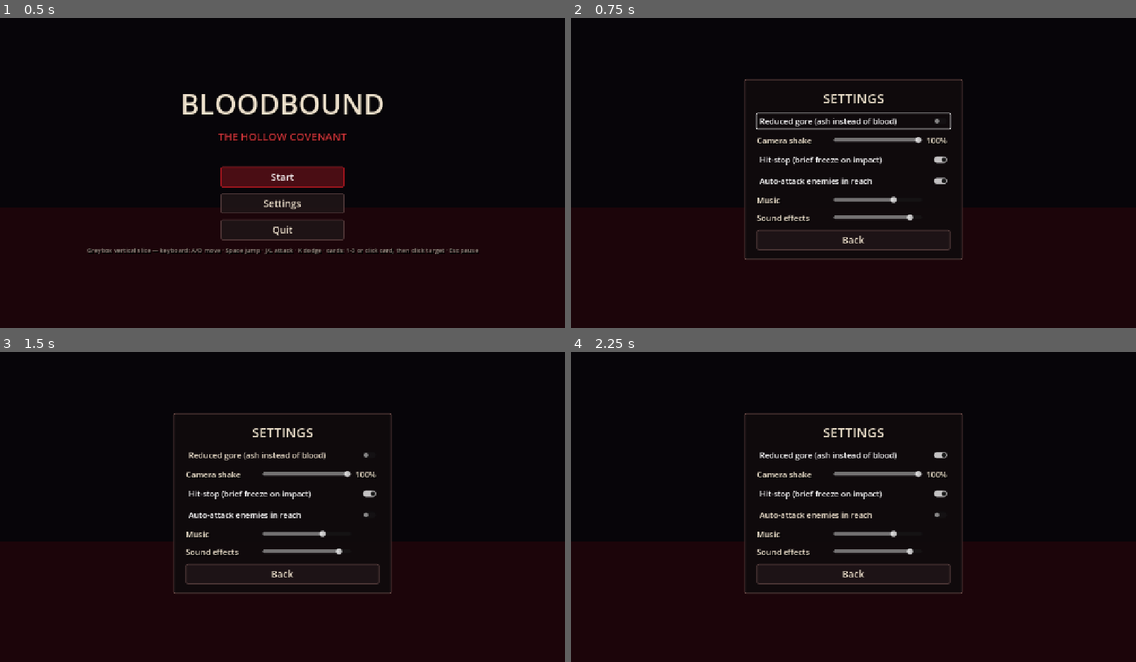
Above: before the commit, frames 1-4 (two rows, left to right).
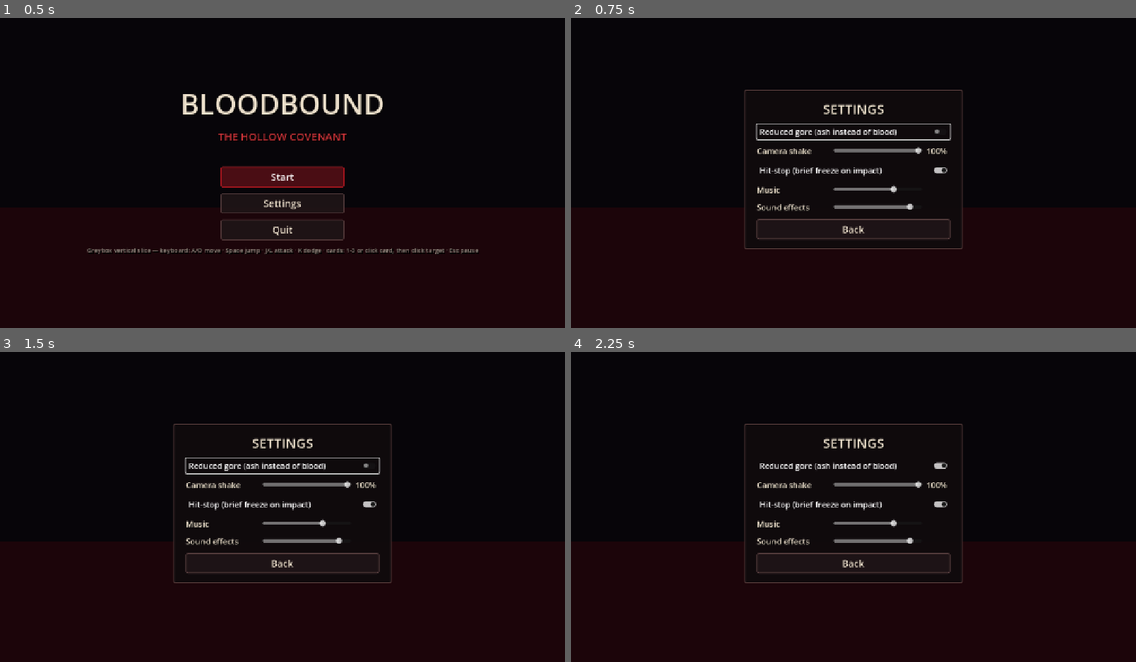
Above: after the commit, the same moments.

Repository: Blacknapoleon99/BLOODBOUND
Game: Godot game, scene res://scenes/main_menu.tscn
Same seed, same stepped clock (60 frames per second), same inputs: the game is played once before the commit and once after it.
Inputs (mouse positions are in pixels of both pictures, inside the frame that each line leads up to):
- Up to frame 1 (0.5 s): no input
- Up to frame 2 (0.75 s): click "Settings" at 0.5 s
- Up to frame 3 (1.5 s): click (282, 516) at 1.25 s, where only the run before the commit has a clickable "Auto-attack enemies in reach"
- Up to frame 4 (2.25 s): click "Reduced gore (ash instead of …" at 2 s

Frame 1 is identical in both runs. In frame 2, 5.1% of the frame differs, in the area x 30-70%, y 19-78%; in frame 3, 4.8%; in frame 4, 4.8%.

Commit message:
Manual melee: left click light, right click heavy; remove auto-attack
Co-Authored-By: Claude Opus 5.5 <noreply@anthropic.com>

Diff:
--- a/scripts/game_settings.gd
+++ b/scripts/game_settings.gd
@@ -16,7 +16,6 @@
 ## Brief global slow-down on hit. Disable for testing or comfort.
 static var hitstop_enabled: bool = true
 ## The player swings automatically at enemies in reach (holding J still chains the combo).
-static var auto_attack: bool = true
 ## 0..1 linear volumes for the Music and SFX buses (see Audio).
 static var music_volume: float = 0.7
 static var sfx_volume: float = 0.9
@@ -31,7 +30,6 @@
     reduced_gore = bool(config.get_value("presentation", "reduced_gore", reduced_gore))
     camera_shake = clampf(float(config.get_value("presentation", "camera_shake", camera_shake)), 0.0, 1.0)
     hitstop_enabled = bool(config.get_value("presentation", "hitstop", hitstop_enabled))
-    auto_attack = bool(config.get_value("gameplay", "auto_attack", auto_attack))
     music_volume = clampf(float(config.get_value("audio", "music", music_volume)), 0.0, 1.0)
     sfx_volume = clampf(float(config.get_value("audio", "sfx", sfx_volume)), 0.0, 1.0)
 
@@ -43,7 +41,6 @@
     config.set_value("presentation", "reduced_gore", reduced_gore)
     config.set_value("presentation", "camera_shake", camera_shake)
     config.set_value("presentation", "hitstop", hitstop_enabled)
-    config.set_value("gameplay", "auto_attack", auto_attack)
     config.set_value("audio", "music", music_volume)
     config.set_value("audio", "sfx", sfx_volume)
     return config.save(path)
@@ -53,6 +50,5 @@
     reduced_gore = false
     camera_shake = 1.0
     hitstop_enabled = true
-    auto_attack = true
     music_volume = 0.7
     sfx_volume = 0.9
--- a/scripts/input_bindings.gd
+++ b/scripts/input_bindings.gd
@@ -34,6 +34,13 @@
     &"card_3": [JOY_BUTTON_DPAD_RIGHT],
 }
 
+## Mouse: left click = light attack, right click = heavy. While a card is armed for targeting,
+## CardTargeting consumes clicks first (left picks the target, right cancels).
+const MOUSE_BUTTONS: Dictionary = {
+    &"attack": [MOUSE_BUTTON_LEFT],
+    &"heavy_attack": [MOUSE_BUTTON_RIGHT],
+}
+
 ## [action, axis, direction]
 const PAD_AXES: Array = [
     [&"move_left", JOY_AXIS_LEFT_X, -1.0],
@@ -56,6 +63,10 @@
             var pad_event: InputEventJoypadButton = InputEventJoypadButton.new()
             pad_event.button_index = button
             InputMap.action_add_event(action, pad_event)
+        for mouse_button: MouseButton in MOUSE_BUTTONS.get(action, []):
+            var mouse_event: InputEventMouseButton = InputEventMouseButton.new()
+            mouse_event.button_index = mouse_button
+            InputMap.action_add_event(action, mouse_event)
         for entry: Array in PAD_AXES:
             if entry[0] == action:
                 var axis_event: InputEventJoypadMotion = InputEventJoypadMotion.new()
--- a/scripts/main.gd
+++ b/scripts/main.gd
@@ -169,7 +169,7 @@
         if _message_until <= 0.0:
             _message = ""
 
-    var state: String = "REALITY FRACTURE — WASD move / SPACE jump / J light / L heavy / K dodge / cards: 1-3 or click" if in_arena else "2.5D — A/D move / SPACE jump / J light / L heavy / K dodge / cards: 1-3 or click / E amber gate"
+    var state: String = "REALITY FRACTURE — WASD move / SPACE jump / LEFT CLICK light / RIGHT CLICK heavy / SHIFT dodge / cards: 1-3 or click" if in_arena else "2.5D — A/D move / SPACE jump / LEFT CLICK light / RIGHT CLICK heavy / SHIFT dodge / cards: 1-3 or click / E amber gate"
     var player_health: Health = player.get("health")
     # ASCII only: the web build ships just Godot's default font (no box-drawing glyphs).
     var hp: String = "HP %d/%d" % [player_health.current, player_health.max_health]
--- a/scripts/player.gd
+++ b/scripts/player.gd
@@ -11,8 +11,7 @@
 ##   from the start of the dodge; usable again after `dodge_cooldown`; one dodge per airtime.
 ## - Light attack is a 3-step combo (AttackData.next_combo): pressing again — or simply holding
 ##   the button — within `combo_window` of the previous step continues the chain.
-## - Auto-attack (GameSettings.auto_attack): with no attack pressed, the player swings at the
-##   nearest enemy within `auto_attack_reach`, turning to face it, unless moving away from it.
+## - Melee is manual: left click / J for the light combo (hold to chain), right click / L heavy.
 ## - Attacks (see AttackData): no jumping, turning or new attacks until the attack ends.
 ##   An attack pressed while busy is buffered for `attack_buffer_time` and starts on the
 ##   first free frame (only the latest press is kept).
@@ -55,7 +54,6 @@
 @export var hurt_invulnerable_time: float = 0.8
 @export var attack_buffer_time: float = 0.15
 @export var combo_window: float = 0.35
-@export var auto_attack_reach: float = 1.8
 ## 3D only: attacking with no movement input turns toward the nearest enemy within this range.
 @export var soft_lock_range: float = 3.5
 @export var health: Health
@@ -72,6 +70,7 @@
 var _jump_rising: bool = false
 var _was_on_floor: bool = true  # no landing thud on spawn
 var _dodge_left: float = 0.0
+var _attack_held: bool = false
 var _invulnerable_left: float = 0.0
 var _dodge_cooldown_left: float = 0.0
 var _air_dodge_used: bool = false
@@ -195,10 +194,10 @@
         if _queued_left > 0.0:
             _try_attack(queued)
     if controllable and not melee.is_busy() and _queued_attack == null and not is_dodging():
-        if Input.is_action_pressed(&"attack"):
-            _try_attack(light_attack)  # holding J keeps the combo going
-        elif GameSettings.auto_attack:
-            _try_auto_attack(input_x, input_z)
+        if _attack_held and Input.is_action_pressed(&"attack"):
+            _try_attack(light_attack)  # holding left click / J keeps the combo going
+        else:
+            _attack_held = false
 
     if is_dodging():
         velocity.x = _dodge_direction.x * dodge_speed
@@ -230,36 +229,6 @@
     return _hurt_flash_left > 0.0
 
 
-## Nearest hittable enemy hurtbox within auto-attack reach (and roughly level with the player).
-func _auto_attack_target() -> Hurtbox:
-    var best: Hurtbox = null
-    var best_distance: float = auto_attack_reach
-    for node: Node in get_tree().get_nodes_in_group(&"hurtboxes"):
-        var hurtbox: Hurtbox = node as Hurtbox
-        if hurtbox == null or hurtbox.team == &"player" or not hurtbox.monitorable:
-            continue
-        if hurtbox.health == null or hurtbox.health.is_dead():
-            continue
-        var owner_node: Node = hurtbox.get_parent()
-        if owner_node.has_method("is_invulnerable") and owner_node.call("is_invulnerable"):
-            continue
-        var shape: CollisionShape3D = hurtbox.get_child(0) as CollisionShape3D
-        var offset: Vector3 = (shape.global_position if shape else hurtbox.global_position) - global_position
-        if absf(offset.y) > 1.7:
-            continue
-        var distance: float
-        if in_3d_mode:
-            distance = Vector2(offset.x, offset.z).length()
-        else:
-            if absf(offset.z) > 1.5:
-                continue
-            distance = absf(offset.x)
-        if distance < best_distance:
-            best = hurtbox
-            best_distance = distance
-    return best
-
-
 func _enemy_body_ahead(distance: float) -> bool:
     var ahead: Vector3 = melee.facing
     for node: Node in get_tree().get_nodes_in_group(&"enemy"):
@@ -271,28 +240,6 @@
         if offset.length() < distance and offset.dot(ahead) > 0.0:
             return true
     return false
-
-
-func _try_auto_attack(input_x: float, input_z: float) -> void:
-    var target: Hurtbox = _auto_attack_target()
-    if target == null:
-        return
-    var shape: CollisionShape3D = target.get_child(0) as CollisionShape3D
-    var to_target: Vector3 = (shape.global_position if shape else target.global_position) - global_position
-    to_target.y = 0.0
-    if not in_3d_mode:
-        to_target.z = 0.0
-    if to_target.length_squared() < 0.0001:
-        to_target = get_facing_vector()
-    # Retreating takes priority: never auto-swing at something the player is moving away from.
-    var move: Vector3 = Vector3(input_x, 0.0, input_z)
-    if move.length_squared() > 0.01 and move.dot(to_target) < 0.0:
-        return
-    var dir: Vector3 = to_target.normalized()
-    if absf(dir.x) > 0.01:
-        facing_direction = signf(dir.x)
-    _facing_3d = dir if in_3d_mode else Vector3(facing_direction, 0.0, 0.0)
-    _try_attack(light_attack)
 
 
 func _on_attack_finished(data: AttackData) -> void:
@@ -522,6 +469,9 @@
     if game_frozen or event.is_echo():
         return
     if event.is_action_pressed(&"attack"):
+        # Only a press that reached the player counts as holding: clicks eaten by the HUD or
+        # by card targeting must not start a combo through Input.is_action_pressed.
+        _attack_held = true
         _try_attack(light_attack)
     elif event.is_action_pressed(&"heavy_attack"):
         _try_attack(heavy_attack)
--- a/scripts/ui/settings_panel.gd
+++ b/scripts/ui/settings_panel.gd
@@ -9,7 +9,6 @@
 var shake_slider: HSlider
 var shake_value: Label
 var hitstop_toggle: CheckButton
-var auto_attack_toggle: CheckButton
 var music_slider: HSlider
 var sfx_slider: HSlider
 var back_button: Button
@@ -68,12 +67,6 @@
         _save())
     column.add_child(hitstop_toggle)
 
-    auto_attack_toggle = _toggle("Auto-attack enemies in reach")
-    auto_attack_toggle.name = "AutoAttack"
-    auto_attack_toggle.toggled.connect(func(on: bool) -> void:
-        GameSettings.auto_attack = on
-        _save())
-    column.add_child(auto_attack_toggle)
 
     music_slider = _volume_row(column, "Music", "MusicVolume", func(v: float) -> void:
         GameSettings.music_volume = v
@@ -96,7 +89,6 @@
     shake_slider.set_value_no_signal(GameSettings.camera_shake)
     shake_value.text = "%d%%" % roundi(GameSettings.camera_shake * 100.0)
     hitstop_toggle.set_pressed_no_signal(GameSettings.hitstop_enabled)
-    auto_attack_toggle.set_pressed_no_signal(GameSettings.auto_attack)
     music_slider.set_value_no_signal(GameSettings.music_volume)
     sfx_slider.set_value_no_signal(GameSettings.sfx_volume)
     visible = true
--- a/tests/gameplay_smoke.gd
+++ b/tests/gameplay_smoke.gd
@@ -281,11 +281,9 @@
     await _seconds(0.6)
 
 
-## Settings for scripted checks: game defaults, but auto-attack off (the checks press keys
-## themselves; auto-attack has its own checks that switch it on).
+## Settings for scripted checks: game defaults.
 func _test_defaults() -> void:
     GameSettings.reset_defaults()
-    GameSettings.auto_attack = false
     Ambush.enabled = false  # scripted checks walk the level freely; ambushes have their own checks
 
 
@@ -575,27 +573,21 @@
     _check(ids.is_empty() and not melee.is_busy(), "releasing J stops the combo")
     _player.disconnect("attack_started", on_start)
 
-    # Auto-attack: turns to and hits an enemy in reach with no keys pressed.
+    # Melee is manual: left click swings, nothing swings on its own.
     _enemy.revive_at_home()
-    await _place(3.2, 1.9, false)  # soldier behind the player
-    _player.set("facing_direction", 1.0)
-    GameSettings.auto_attack = true
+    await _place(3.2, 1.9, false)
+    _check(InputMap.action_get_events(&"attack").any(func(e: InputEvent) -> bool: return e is InputEventMouseButton and e.button_index == MOUSE_BUTTON_LEFT), "left click is bound to the light attack")
+    _check(InputMap.action_get_events(&"heavy_attack").any(func(e: InputEvent) -> bool: return e is InputEventMouseButton and e.button_index == MOUSE_BUTTON_RIGHT), "right click is bound to the heavy attack")
     hp0 = _enemy.health.current
     await _seconds(1.0)
-    GameSettings.auto_attack = false
-    _check(_enemy.health.current < hp0 and float(_player.get("facing_direction")) < 0.0, "auto-attack turns and hits an enemy in reach (%d → %d)" % [hp0, _enemy.health.current])
-    _enemy.revive_at_home()
-    await _place(3.2, 1.9, false)
-    await _seconds(1.0)
-    _check(_enemy.health.current == _enemy.health.max_health, "with auto-attack off nothing swings on its own")
-    GameSettings.auto_attack = true
-    _player.call("teleport_to", Vector3(-16.0, 2.0, 0.0))
-    var swung: bool = false
-    for i in 60:
-        await physics_frame
-        swung = swung or melee.is_busy()
-    GameSettings.auto_attack = false
-    _check(not swung, "auto-attack does not swing at empty air")
+    _check(_enemy.health.current == hp0 and not melee.is_busy(), "no auto-attack: an enemy in reach is not hit without input")
+    var click: InputEventMouseButton = InputEventMouseButton.new()
+    click.button_index = MOUSE_BUTTON_LEFT
+    click.pressed = true
+    _player.call("_unhandled_input", click)  # headless drops OS mouse input; deliver it directly
+    await physics_frame
+    _check(melee.is_busy() and melee.current == _player.get("light_attack"), "a left click starts the light attack")
+    await _seconds(0.8)
 
     # Poise vs telegraph, then hit reactions on the player.
     _enemy.revive_at_home()
@@ -1544,14 +1536,14 @@
     _check(not boss.debug_attack(&"summon", _bx(30.2)), "no more than two Husks at a time")
     energy.regen_per_second = 0.0
     energy.set_amount(0.0)
-    GameSettings.auto_attack = true
     for i in int(10.0 * PHYSICS_HZ):
         await physics_frame
         if _player_hp() < 3:
             _heal()
         if boss.minions().is_empty():
             break
-    GameSettings.auto_attack = false
+        _swing_if_near(boss.minions())
+    _key(KEY_J, false)
     _check(boss.minions().is_empty() and energy.current >= 1.0, "the Husks fall to the combo and feed blood (%.1f blood)" % energy.current)
     energy.regen_per_second = 0.25
     boss.clear_minions()
@@ -1615,7 +1607,6 @@
     _player.call("teleport_to", Vector3(10.0, 1.0, 0.0))
     await _hold(KEY_A, 1.2)
     _check(_player.global_position.x > 9.3, "the bone wall keeps the player in (x=%.2f)" % _player.global_position.x)
-    GameSettings.auto_attack = true
     for i in int(25.0 * PHYSICS_HZ):
         await physics_frame
         if _player_hp() < 3:
@@ -1623,9 +1614,10 @@
         if e1.alive_count() == 0:
             break
         _chase_nearest(e1)
+        _swing_if_near(e1.enemies)
     _key(KEY_A, false)
     _key(KEY_D, false)
-    GameSettings.auto_attack = false
+    _key(KEY_J, false)
     await _frames(5)
     _check(e1.state == Ambush.State.CLEARED and not e1.wall_collision_enabled(), "slaying every foe drops the walls (state=%s)" % Ambush.State.keys()[e1.state])
 
@@ -1644,7 +1636,23 @@
     Ambush.enabled = false
 
 
-## Walk toward the nearest living foe of an ambush; auto-attack does the swinging.
+## Bot melee for scripted fights: face the nearest living foe and hold J while one is in reach.
+func _swing_if_near(foes: Array) -> void:
+    var best: Node3D = null
+    for f: Variant in foes:
+        var e: Node3D = f as Node3D
+        if e == null or not is_instance_valid(e) or bool(e.call("is_dead")):
+            continue
+        if best == null or absf(e.global_position.x - _player.global_position.x) < absf(best.global_position.x - _player.global_position.x):
+            best = e
+    var near: bool = best != null and absf(best.global_position.x - _player.global_position.x) < 1.9 and absf(best.global_position.y - _player.global_position.y) < 1.8
+    if near and not (_player.get("melee") as MeleeAttack).is_busy():
+        _player.set("facing_direction", signf(best.global_position.x - _player.global_position.x))
+    if near != Input.is_action_pressed(&"attack"):
+        _key(KEY_J, near)
+
+
+## Walk toward the nearest living foe of an ambush (the caller does the swinging).
 func _chase_nearest(ambush: Ambush) -> void:
     var best: Node3D = null
     ambush.alive_count()  # prunes freed corpses
